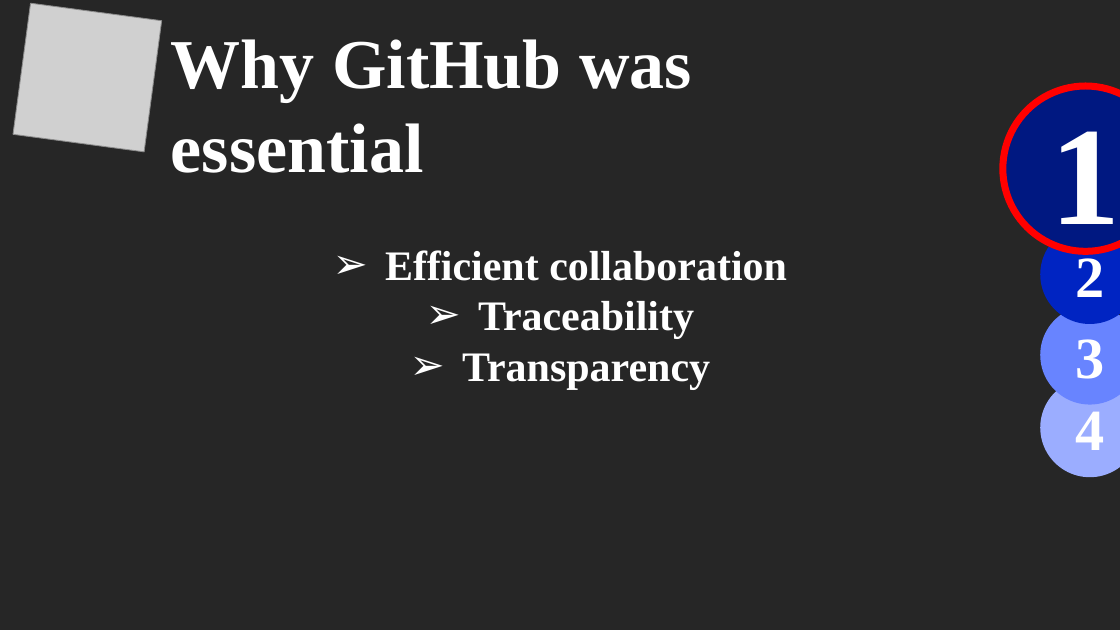
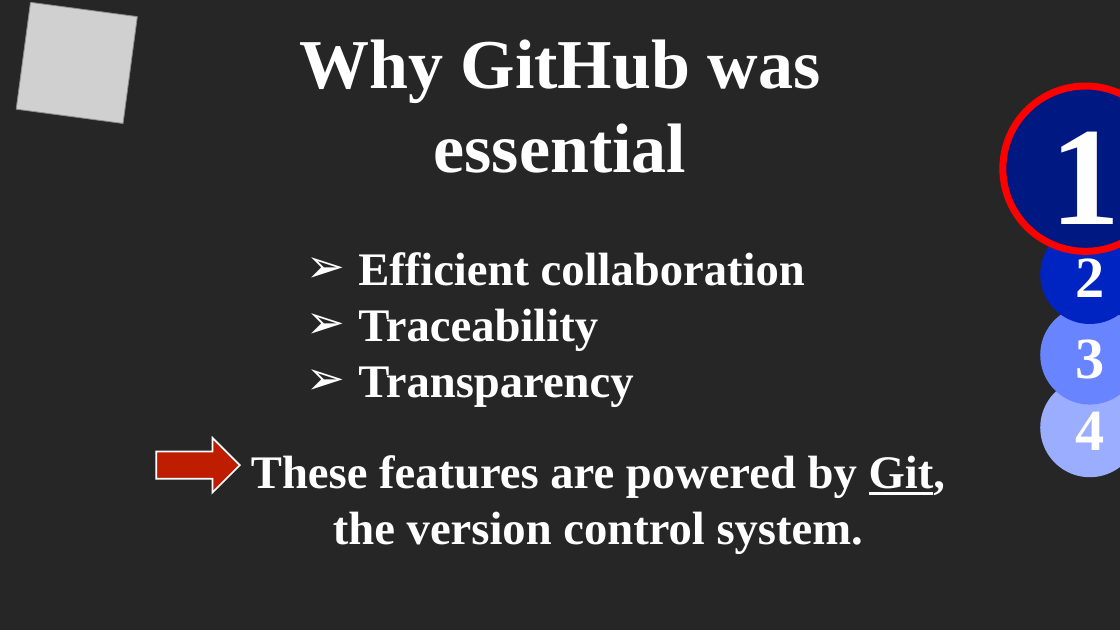
Before and after one commit to TheMr4Anonym/Database-Systems-Final, a slide deck: slide 4 of Dokumentation/DatabaseSystems.pptx (slide 5 before the commit). Drawn at 1120x630 pixels with LibreOffice and Linux fonts; fonts in the diff are those of the drawing; grey boxes stand for pictures. Boxes give left, top, right and bottom in pixels: in the first picture for what was removed or moved away, otherwise in the second. Text is boxed around its words. In the diff, an @@ line names an element or a change of style, - is before the commit and + after.

Commit message:
PowerPoint 1.1

```diff
--- a/Dokumentation/DatabaseSystems.pptx
+++ b/Dokumentation/DatabaseSystems.pptx
@@ picture: place and size @@
-picture at box(13, 4, 161, 152)
+picture at box(16, 3, 137, 123)
@@ text "Why GitHub was essential" at box(299, 39, 821, 173): alignment left to centre @@
@@ text "Efficient collaboration": place and size @@
-text "Efficient collaboration" at box(385, 250, 787, 389)
+text "Efficient collaboration" at box(358, 252, 805, 407)
@@ text "Efficient collaboration" at box(358, 252, 805, 407): size 36 to 40 pt; alignment centre to left @@
@@ right arrow added at box(156, 438, 240, 492), fill #BF1D00, outline #FFFFFF 1.5 pt @@
@@ text added at box(251, 455, 945, 554), 40 pt, text #FFFFFF, bold @@
+These features are powered by Git, the version control system.
```
Also in this commit, not shown: 7 other slides changed, 6 slides added.
